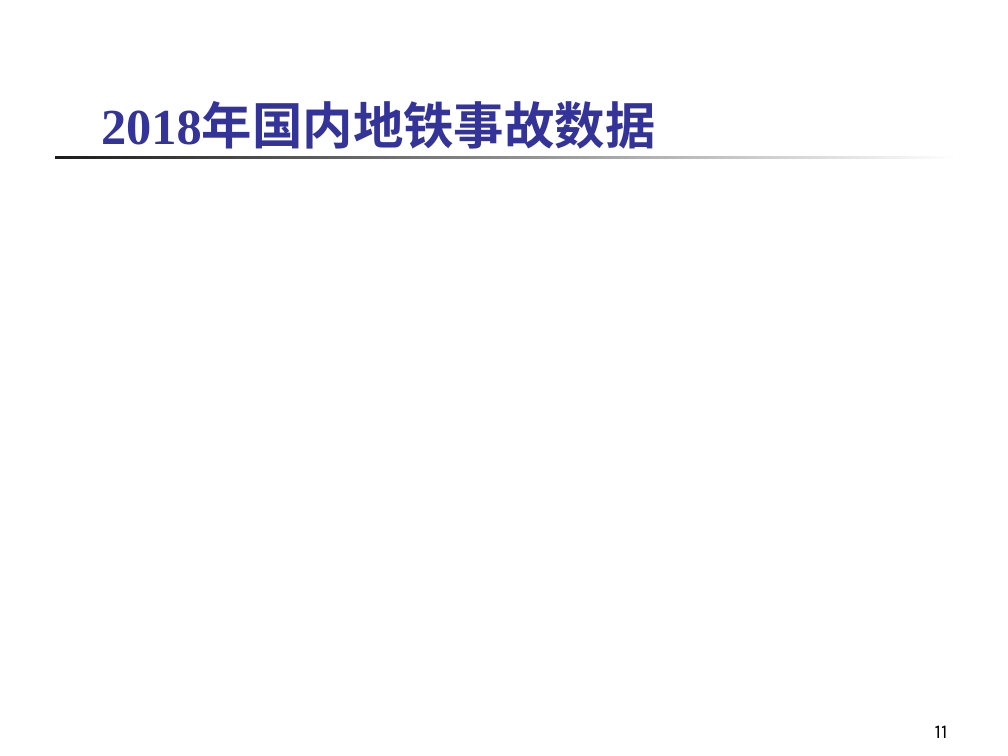
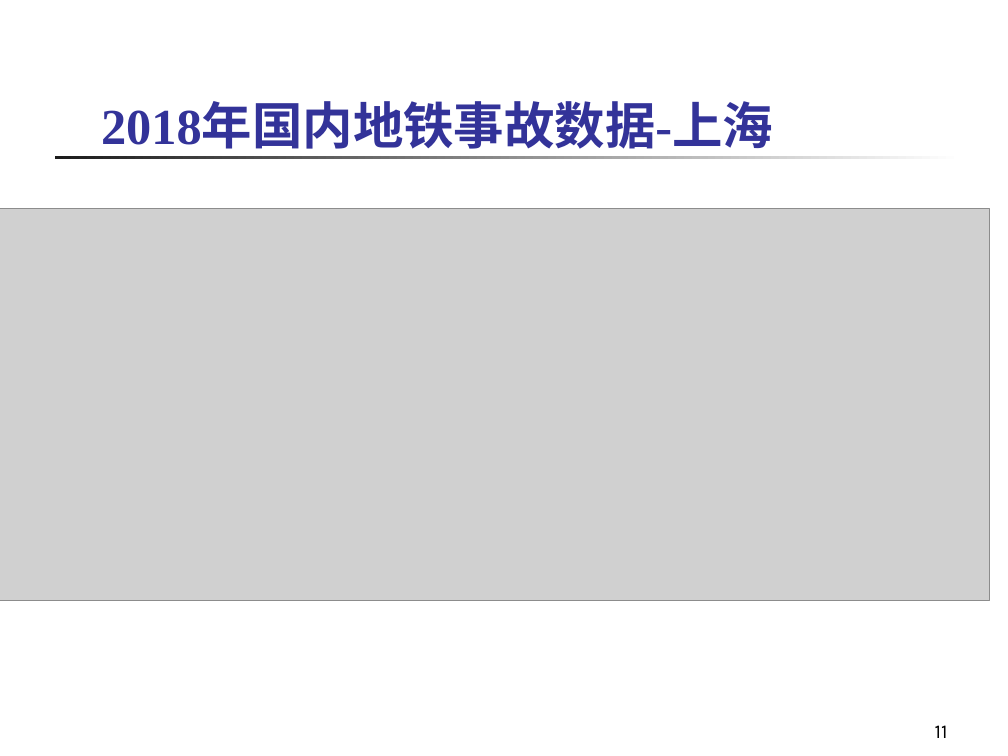
Before and after one commit to jiating777/laboratory, a slide deck: slide 11 of 地铁事故调研 5.ppt. Drawn at 1008x756 pixels with LibreOffice and Linux fonts; fonts in the diff are those of the drawing; grey boxes stand for pictures. Boxes give left, top, right and bottom in pixels: in the first picture for what was removed or moved away, otherwise in the second. Text is boxed around its words. In the diff, an @@ line names an element or a change of style, - is before the commit and + after.

```diff
--- a/地铁事故调研 5.ppt
+++ b/地铁事故调研 5.ppt
@@ text at (101,104,773,149): text changed @@
-2018年国内地铁事故数据
+2018年国内地铁事故数据-上海
@@ picture added at (0,209,990,601) @@
```
Also in this commit, not shown: 1 other slide changed, 2 slides added, 2 slides removed.
